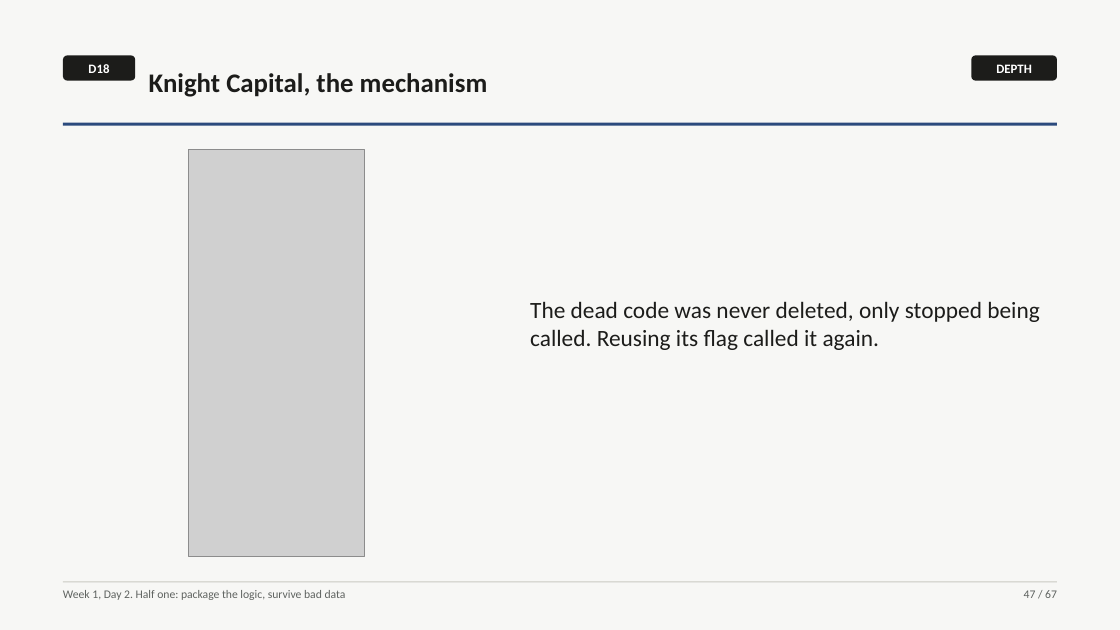
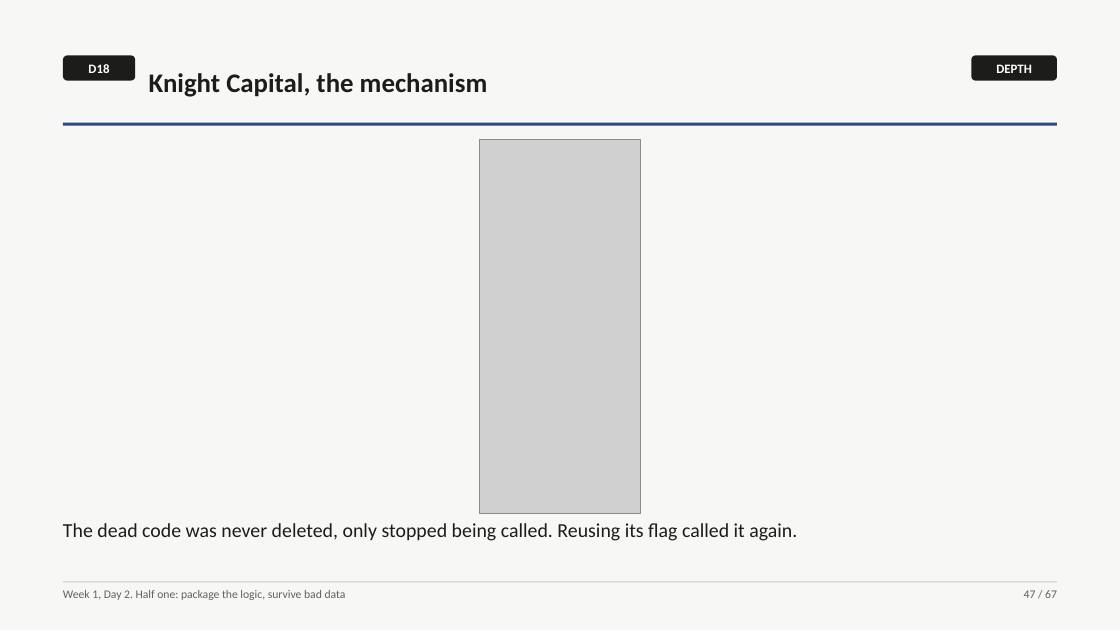
Before and after one commit to fde-academy-lab/c2-content-factory, a slide deck: slide 47 of content/W01/D2/slides/C2_W01_D02_half1_STUDENT.pptx. Drawn at 1120x630 pixels with LibreOffice and Linux fonts; fonts in the diff are those of the drawing; grey boxes stand for pictures. Boxes give left, top, right and bottom in pixels: in the first picture for what was removed or moved away, otherwise in the second. Text is boxed around its words. In the diff, an @@ line names an element or a change of style, - is before the commit and + after.

```diff
--- a/content/W01/D2/slides/C2_W01_D02_half1_STUDENT.pptx
+++ b/content/W01/D2/slides/C2_W01_D02_half1_STUDENT.pptx
@@ picture: place and size @@
-picture at [189, 150, 365, 556]
+picture at [479, 139, 640, 513]
@@ text "The dead code was never ...": place and size @@
-text "The dead code was never ..." at [530, 301, 1039, 350]
+text "The dead code was never ..." at [63, 523, 797, 541]
@@ text "The dead code was never ..." at [63, 523, 797, 541]: size 20 to 17 pt; less space between paragraphs @@
```
Also in this commit, not shown: 4 other slides changed, 23 other files.
